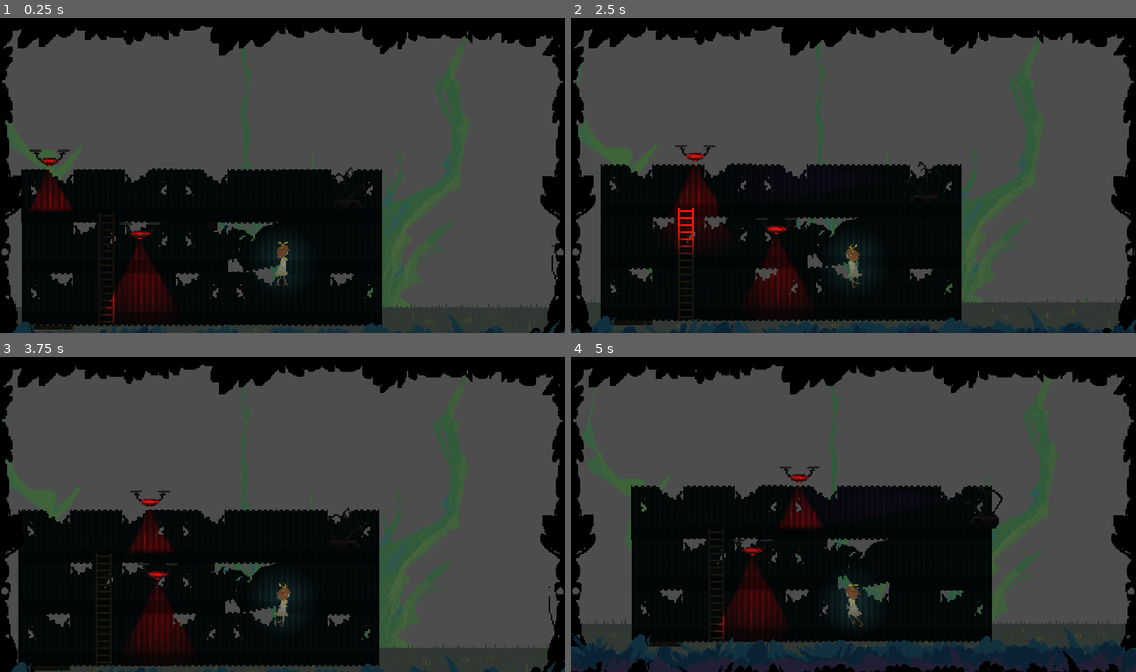
Above: before the commit, frames 1-4 (two rows, left to right).
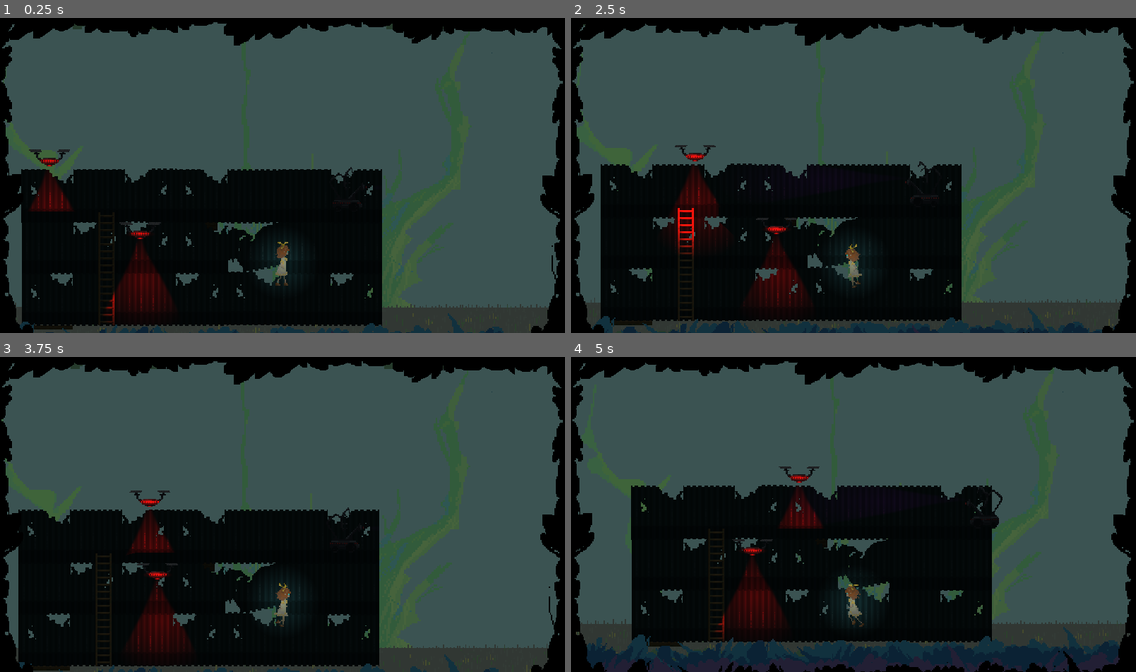
Above: after the commit, the same moments.

Repository: Punniz/Mistrust
Game: Godot game, scene res://world.tscn
Two runs of this game, one before a commit and one after it. Both use one fixed random seed, a clock stepped at 60 frames per second and the inputs below.
Inputs:
- Up to frame 1 (0.25 s): no input
- Up to frame 2 (2.5 s): tap Enter at 0.5 s; hold Space (interact) 0.53-1.28 s; hold D (move_right) 0.53-2.03 s; tap W (move_up) at 0.77, 1.52 s; tap Space (interact) at 1.35 s; hold A (move_left) from 2.03 s (still down); hold Space (interact) from 2.03 s (still down)
- Up to frame 3 (3.75 s): release A (move_left) at 2.78 s; release Space (interact) at 2.78 s; hold D (move_right) from 2.78 s (still down); tap Space (interact) at 2.85 s; tap W (move_up) at 3.02 s; hold Space (interact) from 3.53 s (still down)
- Up to frame 4 (5 s): tap W (move_up) at 3.77, 4.52 s; release D (move_right) at 4.28 s; release Space (interact) at 4.28 s; hold A (move_left) from 4.28 s (still down); tap Space (interact) at 4.35 s

The runs differ from the first frame. In frame 1, 2.9% of the frame differs, in the area x 0-100%, y 1-100%; in frame 2, 3.0%; in frame 3, 2.9%; in frame 4, 3.3%.

Commit message:
Fix: Background layout order

Diff:
--- /dev/null
+++ b/scenes/background/borders_layout.tscn
@@ -0,0 +1,11 @@
+[gd_scene load_steps=2 format=3 uid="uid://dosgnylult5j4"]
+
+[ext_resource type="Texture2D" uid="uid://1dxi3oruhq8s" path="res://assets/background/border_layout.png" id="1_w6joe"]
+
+[node name="BordersLayout" type="TextureRect"]
+anchors_preset = 15
+anchor_right = 1.0
+anchor_bottom = 1.0
+grow_horizontal = 2
+grow_vertical = 2
+texture = ExtResource("1_w6joe")
--- a/scenes/player.tscn
+++ b/scenes/player.tscn
@@ -6,9 +6,7 @@
 [ext_resource type="Script" path="res://idle.gd" id="5_w1v2x"]
 [ext_resource type="Script" path="res://run.gd" id="6_54a5s"]
 [ext_resource type="Script" path="res://hide.gd" id="7_2n7qf"]
-[ext_resource type="Texture2D" uid="uid://6ixs0jh1t3by" path="res://assets/light_texture.png" id="7_mcg1c"]
-[ext_resource type="Texture2D" uid="uid://cdl0lgiw677gs" path="res://assets/background/TopBorders.png" id="9_4urvn"]
-[ext_resource type="Texture2D" uid="uid://d66vipr1ccee" path="res://assets/background/SideBorders.png" id="9_o2akk"]
+[ext_resource type="Texture2D" uid="uid://djw24iwowpwyv" path="res://assets/light_texture.png" id="7_mcg1c"]
 
 [sub_resource type="GDScript" id="GDScript_hcyft"]
 
@@ -232,22 +230,6 @@
 collision_mask = 9
 script = ExtResource("1_tdkwl")
 
-[node name="Leafborder" type="Sprite2D" parent="."]
-position = Vector2(272, -77)
-scale = Vector2(1.01, 1.01)
-texture = ExtResource("9_o2akk")
-
-[node name="Leafborder2" type="Sprite2D" parent="."]
-position = Vector2(-272, -76)
-rotation = 3.14159
-scale = Vector2(1.01, -1.01)
-texture = ExtResource("9_o2akk")
-
-[node name="Leafborder3" type="Sprite2D" parent="."]
-position = Vector2(-4, -478)
-scale = Vector2(0.75, 0.75)
-texture = ExtResource("9_4urvn")
-
 [node name="Camera2D" type="Camera2D" parent="."]
 position = Vector2(0, -77.5)
 script = SubResource("GDScript_hcyft")
--- a/world.tscn
+++ b/world.tscn
@@ -31,6 +31,7 @@
 [ext_resource type="Texture2D" uid="uid://cxpmwrkxeyqj2" path="res://assets/environment/wood_log_tall.png" id="11_44ts1"]
 [ext_resource type="Texture2D" uid="uid://gvdbjij48ol8" path="res://assets/background/black_tree3.png" id="11_pvq70"]
 [ext_resource type="Texture2D" uid="uid://ckk4r81ivge5a" path="res://assets/background/leaf_splash.png" id="11_vlumh"]
+[ext_resource type="PackedScene" uid="uid://dosgnylult5j4" path="res://scenes/background/borders_layout.tscn" id="33_1v5es"]
 
 [sub_resource type="RectangleShape2D" id="RectangleShape2D_q47e8"]
 size = Vector2(178, 48)
@@ -240,6 +241,10 @@
 position = Vector2(-4572, 678.391)
 texture = ExtResource("6_wu46v")
 
+[node name="Borders" type="CanvasLayer" parent="."]
+
+[node name="BlackBordersLayout" parent="Borders" instance=ExtResource("33_1v5es")]
+
 [node name="Building1" type="Node2D" parent="."]
 
 [node name="Floor2" type="StaticBody2D" parent="Building1"]
@@ -654,6 +659,25 @@
 autoplay = true
 bus = &"Ambient"
 
+[node name="BackgroundColor" type="CanvasLayer" parent="."]
+layer = -2
+
+[node name="ColorRect" type="ColorRect" parent="BackgroundColor"]
+anchors_preset = 15
+anchor_right = 1.0
+anchor_bottom = 1.0
+grow_horizontal = 2
+grow_vertical = 2
+color = Color(0, 1, 0, 0.105882)
+
+[node name="ColorRect2" type="ColorRect" parent="BackgroundColor"]
+anchors_preset = 15
+anchor_right = 1.0
+anchor_bottom = 1.0
+grow_horizontal = 2
+grow_vertical = 2
+color = Color(0, 0, 0.686275, 0.129412)
+
 [node name="UI" type="CanvasLayer" parent="."]
 visible = false
 
Binary file changed: assets/background/SideBorders.png
Binary file added: assets/background/SideBorders11.png
Not shown, changed: assets/background/SideBorders11.png.import
Binary file added: assets/background/border_layout.png
Not shown, changed: assets/background/border_layout.png.import
Not shown: 1 places in scenes/player.tscn that only renumber resources
Not shown: 1 places in scenes/ui/pause_menu.tscn that only renumber resources
Not shown: 1 places in world.tscn that only renumber resources
